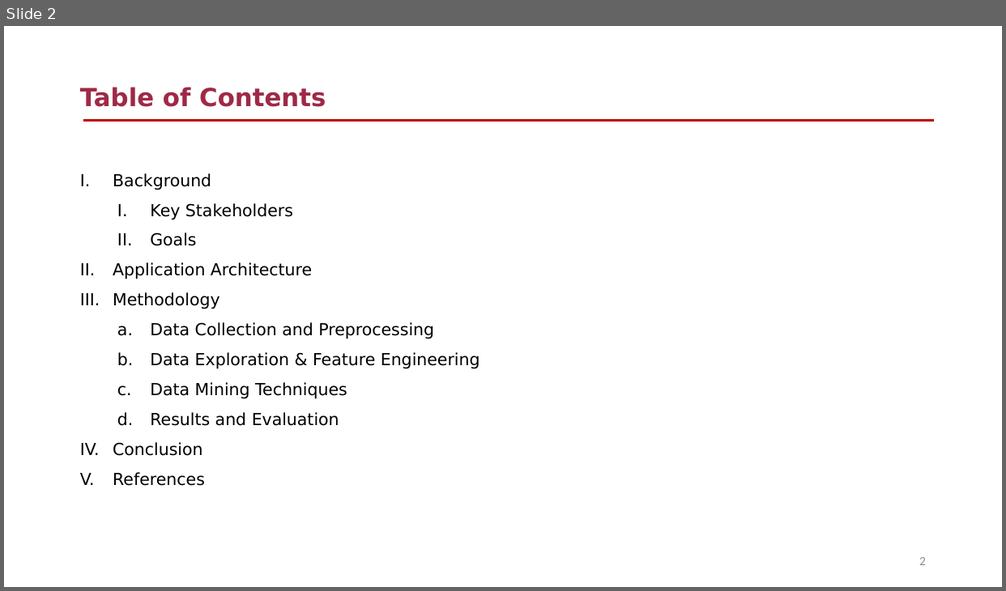
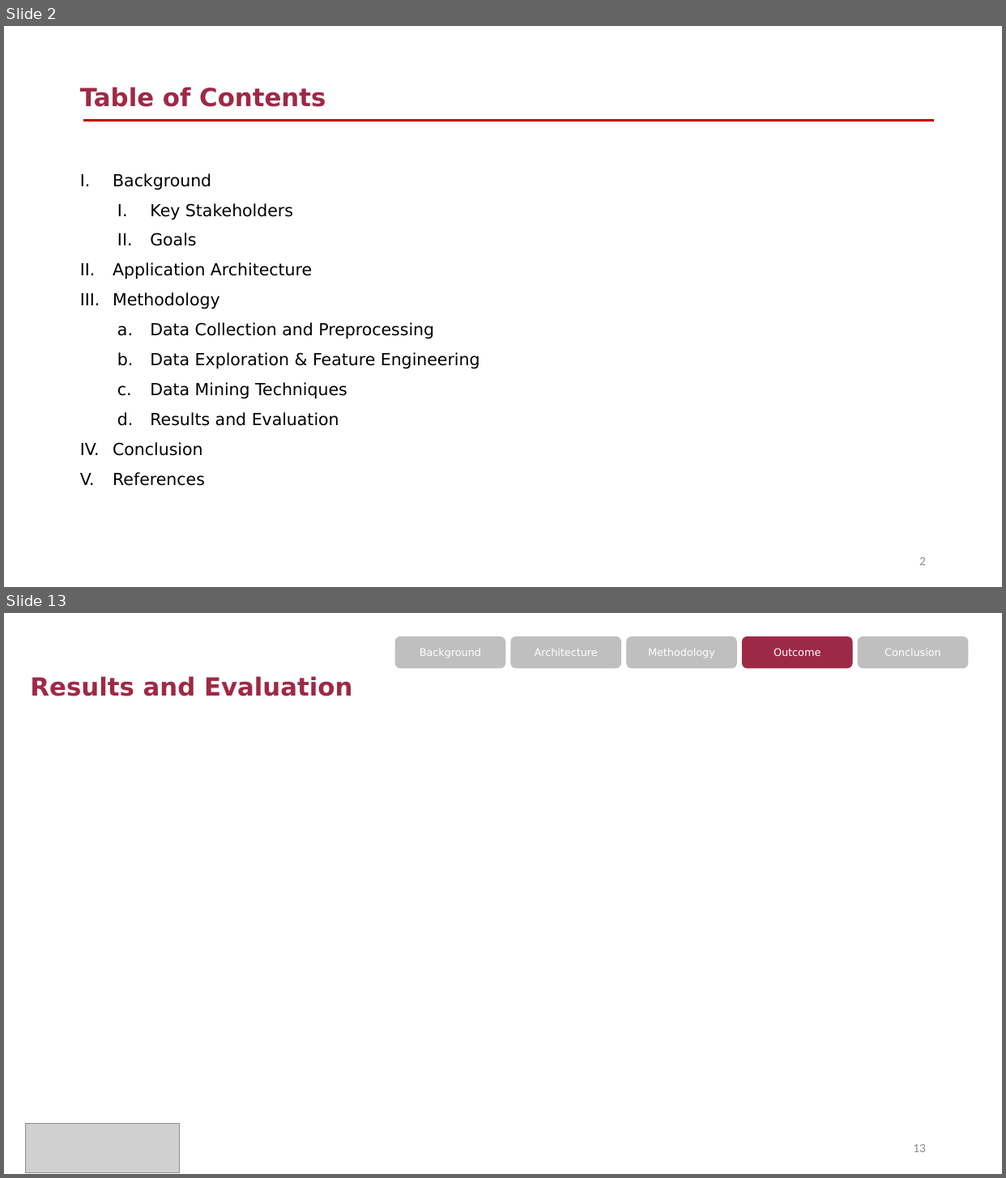
Before and after one commit to zqw86713/MSCA_31008_0N01_Winter_2023_Data_Mining_Principles, a slide deck: Final_project/MScA_31008_Final_Project_Presentation - Pitchbook Industry Classification.pptx. Shown one above the other, each under a label of ours: slide 2 before the commit, slides 2 and 13 after it; the slides between them are not shown. The pictures are 1006x591 and 1006x1178 pixels, drawn with LibreOffice and Linux fonts; fonts in the diff are those of the drawing; grey boxes stand for pictures. Boxes give left, top, right and bottom in pixels: in the first picture for what was removed or moved away, otherwise in the second. Text is boxed around its words. In the diff, an @@ line names an element or a change of style, - is before the commit and + after.

```diff
--- a/Final_project/MScA_31008_Final_Project_Presentation - Pitchbook Industry Classification.pptx
+++ b/Final_project/MScA_31008_Final_Project_Presentation - Pitchbook Industry Classification.pptx
@@ slide 13 added at bbox=[4, 613, 1002, 1174], background #FFFFFF @@
@@ rounded rectangle added at bbox=[394, 636, 505, 668], fill #BFBFBF, 10 pt, text #FFFFFF @@
+Background
@@ rounded rectangle added at bbox=[511, 636, 621, 668], fill #BFBFBF, 10 pt, text #FFFFFF @@
+Architecture
@@ rounded rectangle added at bbox=[626, 636, 737, 668], fill #BFBFBF, 10 pt, text #FFFFFF @@
+Methodology
@@ rounded rectangle added at bbox=[742, 636, 853, 668], fill #9E2946, 10 pt, text #FFFFFF @@
+Outcome
@@ rounded rectangle added at bbox=[858, 636, 968, 668], fill #BFBFBF, 10 pt, text #FFFFFF @@
+Conclusion
@@ title added at bbox=[30, 676, 352, 696], 24 pt, text #9E2946, bold @@
+  Results and Evaluation
@@ picture added at bbox=[26, 1123, 180, 1173] @@
@@ page number added at bbox=[913, 1144, 926, 1152], 12 pt, text #8C8C8C @@
+13
```
Also in this commit, not shown: 7 slides changed, 4 other slides added.
